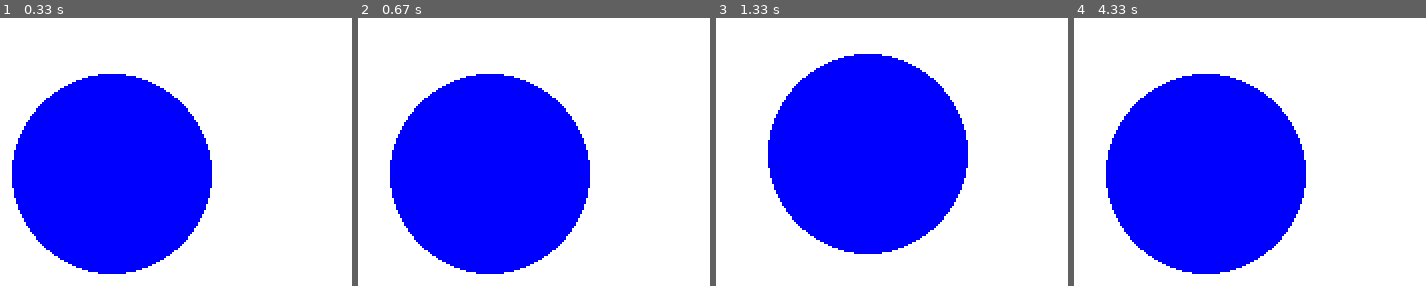
Above: before the commit, frames 1-4 (left to right).
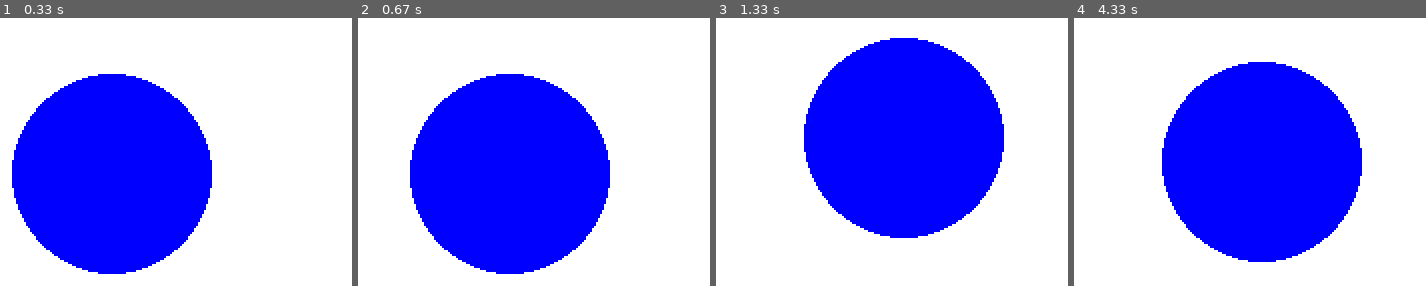
Above: after the commit, the same moments.

Repository: binaerverkehr/pygamece-tutorial
Game: pygame game, started from main.py
Two runs of this game, one before a commit and one after it. Both use one fixed random seed, a clock stepped at 60 frames per second and the inputs below.
Inputs:
- Up to frame 1 (0.33 s): no input
- Up to frame 2 (0.67 s): hold D from 0.33 s (still down)
- Up to frame 3 (1.33 s): release D at 0.8 s; hold W 0.83-1.13 s; hold D from 1.17 s (still down)
- Up to frame 4 (4.33 s): release D at 1.63 s; hold A 1.67-2.2 s; hold S 2.23-2.53 s; hold A 2.57-2.97 s; hold W 3-3.37 s; hold D 3.4-4.03 s; hold S from 4.07 s (still down)

Frame 1 is identical in both runs. In frame 2, 8.5% of the frame differs, in the area x 9-72%, y 20-96%; in frame 3, 17%; in frame 4, 24%, in the area x 9-82%, y 16-96%.

Commit message:
Steuerungen

Diff:
--- a/main.py
+++ b/main.py
@@ -6,23 +6,38 @@
 x = window.get_width() / 2
 y = window.get_height() / 2
 
+
 running = True
 while running:
-    # Ereignisse prüfen
+    # Events
     for event in pygame.event.get():
         if event.type == pygame.QUIT:
             running = False
-        elif event.type == pygame.KEYDOWN:
+        # Ereignisbasierte Steuerung
+        """
+        if event.type == pygame.KEYDOWN:
             if event.key == pygame.K_w:
-                y -= 10
-            elif event.key == pygame.K_s:
-                y += 10
-            elif event.key == pygame.K_a:
-                x -= 10
-            elif event.key == pygame.K_d:
-                x += 10
+                y -= 50
+            if event.key == pygame.K_s:
+                y += 50
+            if event.key == pygame.K_a:
+                x -= 50
+            if event.key == pygame.K_d:
+                x += 50
+        """
 
-    # Spielzustand berechnen
+    # Zustandsbasierte Steuerung
+    keys = pygame.key.get_pressed()
+    if keys[pygame.K_w]:
+        y -= 1
+    if keys[pygame.K_s]:
+        y += 1
+    if keys[pygame.K_a]:
+        x -= 1
+    if keys[pygame.K_d]:
+        x += 1
+
+    # Update
 
     # Render
     window.fill("white")
Binary file added: mindmap.png
